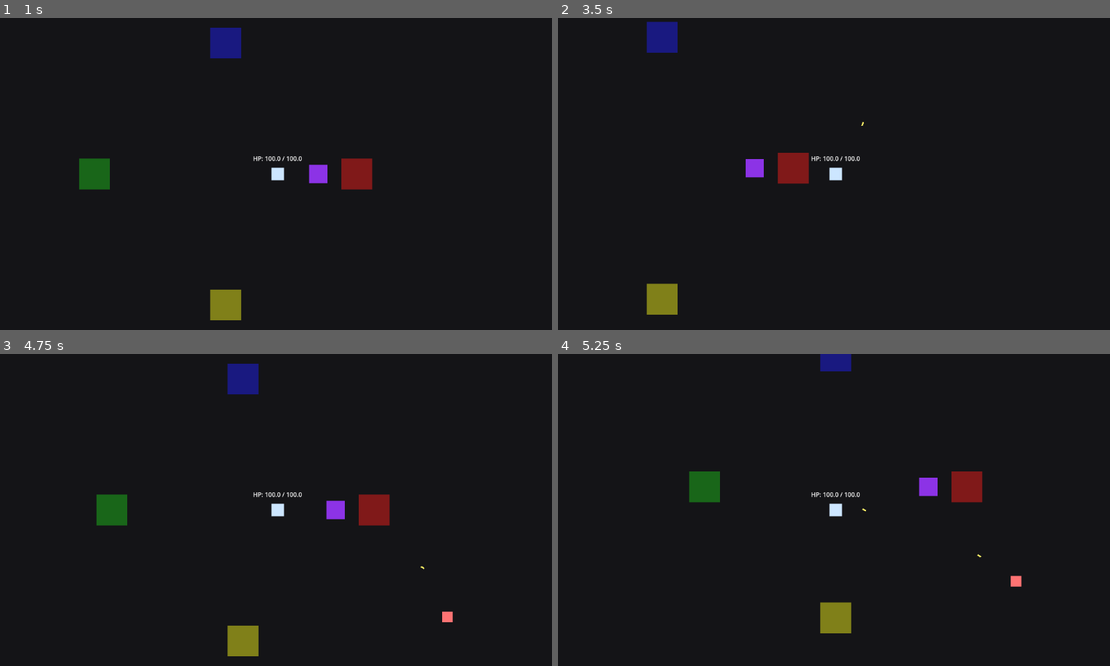
Above: before the commit, frames 1-4 (two rows, left to right).
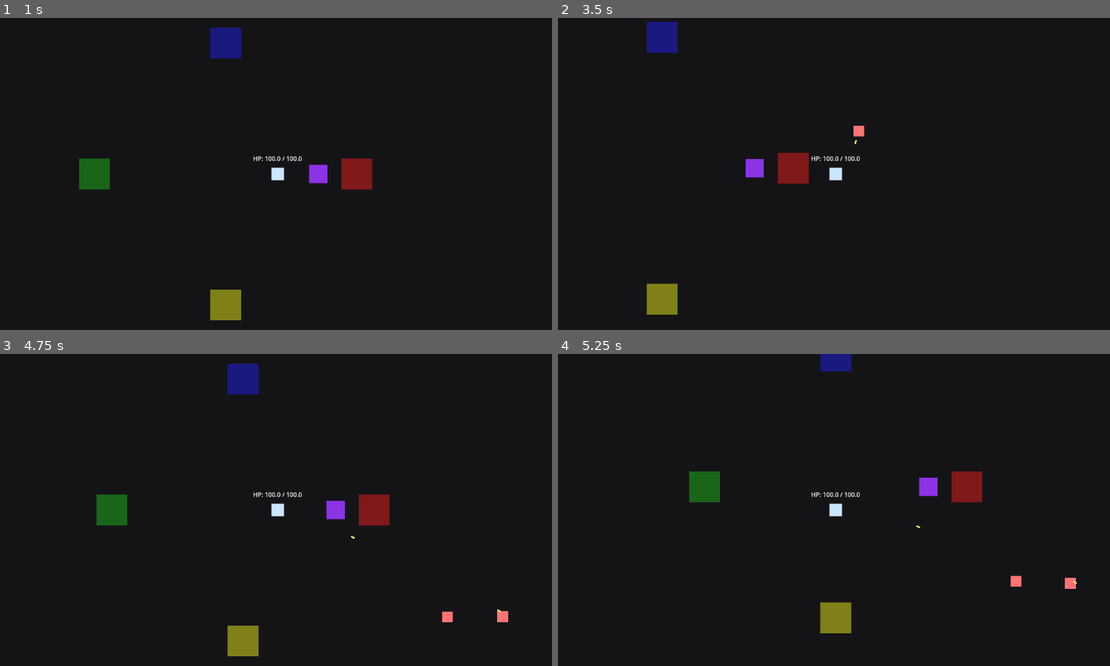
Above: after the commit, the same moments.

Repository: KevinRabbe/bullet-hell-roughe-lite
Game: Godot game, scene res://scenes/Main.tscn
Two runs of this game, one before a commit and one after it. Both use one fixed random seed, a clock stepped at 60 frames per second and the inputs below.
Inputs:
- Up to frame 1 (1 s): tap Enter at 0.5 s; hold D (move_right) from 0.53 s (still down); tap C at 0.6 s; tap Q at 0.8 s
- Up to frame 2 (3.5 s): release D (move_right) at 1.28 s; hold S (move_down) 1.28-2.03 s; tap Q at 1.35, 2.3 s; tap C at 1.55, 2.85 s; hold D (move_right) 2.03-2.78 s; hold E (interact) 2.03-2.78 s; hold W (move_up) from 2.78 s (still down)
- Up to frame 3 (4.75 s): release W (move_up) at 3.53 s; hold A (move_left) from 3.53 s (still down); tap Q at 3.6 s; tap R at 4.35 s; tap C at 4.55 s
- Up to frame 4 (5.25 s): release A (move_left) at 5.03 s; hold S (move_down) from 5.03 s (still down); tap P at 5.1 s

Frame 1 is identical in both runs. In frame 2, less than 0.1% of the frame differs, in the area x 53-56%, y 33-41%; in frame 3, less than 0.1%; in frame 4, less than 0.1%, in the area x 55-95%, y 49-76%.

Commit message:
Task 9.2: add Riftwalker selectable vertical slice

Diff:
--- /dev/null
+++ b/data/weapons/rift_pistol.tres
@@ -0,0 +1,15 @@
+[gd_resource type="Resource" script_class="WeaponData" load_steps=2 format=3]
+
+[ext_resource type="Script" path="res://scripts/weapons/weapon_data.gd" id="1"]
+
+[resource]
+script = ExtResource("1")
+id = "rift_pistol"
+display_name = "Rift Pistol"
+description = "Portal-infused sidearm for Riftwalker."
+family_id = "portal"
+cooldown_seconds = 0.4
+damage = 9.0
+projectile_speed = 760.0
+attack_range = 1.1
+projectile_lifetime_seconds = 2.0
--- a/scenes/Player.tscn
+++ b/scenes/Player.tscn
@@ -6,6 +6,7 @@
 [ext_resource type="Script" path="res://scripts/player/player_build.gd" id="4"]
 [ext_resource type="Script" path="res://scripts/player/weapon_loadout.gd" id="5"]
 [ext_resource type="Script" path="res://scripts/weapons/set_bonus_manager.gd" id="6"]
+[ext_resource type="Resource" path="res://data/weapons/heavy_pistol.tres" id="7"]
 
 [sub_resource type="CircleShape2D" id="1"]
 radius = 16.0
@@ -30,6 +31,7 @@
 [node name="AutoWeapon" type="Node2D" parent="."]
 script = ExtResource("2")
 projectile_scene = ExtResource("3")
+weapon_data = ExtResource("7")
 fire_interval_seconds = 0.35
 target_range = 900.0
 
--- a/scripts/combat/auto_weapon.gd
+++ b/scripts/combat/auto_weapon.gd
@@ -1,6 +1,7 @@
 extends Node2D
 
 @export var projectile_scene: PackedScene
+@export var weapon_data: WeaponData
 @export var fire_interval_seconds: float = 0.45
 @export var target_range: float = 900.0
 
@@ -9,6 +10,7 @@
 
 func _ready() -> void:
 	owner_player = get_parent() as Node2D
+	_apply_weapon_data()
 
 func _physics_process(delta: float) -> void:
 	cooldown_left -= delta
@@ -25,6 +27,19 @@
 
 	_fire_at(target)
 	cooldown_left = fire_interval_seconds
+
+func set_weapon_data(new_weapon_data: WeaponData) -> void:
+	if new_weapon_data == null:
+		return
+	weapon_data = new_weapon_data
+	_apply_weapon_data()
+	print("AutoWeapon switched to: %s" % weapon_data.display_name)
+
+func _apply_weapon_data() -> void:
+	if weapon_data == null:
+		return
+	fire_interval_seconds = weapon_data.cooldown_seconds
+	target_range = 900.0 * weapon_data.attack_range
 
 func _find_nearest_enemy() -> Node2D:
 	var nearest_enemy: Node2D
@@ -43,6 +58,10 @@
 	if projectile_instance is Node2D:
 		var projectile := projectile_instance as Node2D
 		projectile.global_position = owner_player.global_position
+		if weapon_data != null:
+			projectile.set("damage", weapon_data.damage)
+			projectile.set("speed", weapon_data.projectile_speed)
+			projectile.set("lifetime_seconds", weapon_data.projectile_lifetime_seconds)
 		var direction := target.global_position - owner_player.global_position
 		if projectile.has_method("set_direction"):
 			projectile.call("set_direction", direction)
--- a/scripts/game/main_game.gd
+++ b/scripts/game/main_game.gd
@@ -2,6 +2,8 @@
 
 @onready var player: CharacterBody2D = $Player
 var waiting_for_restart: bool = false
+var selectable_characters: Array[String] = ["gunslinger", "riftwalker"]
+var selected_character_index: int = 0
 
 func _ready() -> void:
 	process_mode = Node.PROCESS_MODE_ALWAYS
@@ -11,6 +13,8 @@
 
 	if player.has_signal("player_died"):
 		player.player_died.connect(_on_player_died)
+	if player.has_method("apply_character_by_id"):
+		player.call("apply_character_by_id", selectable_characters[selected_character_index])
 
 func _unhandled_input(event: InputEvent) -> void:
 	if not (event is InputEventKey):
@@ -30,6 +34,9 @@
 
 	if key_event.keycode == KEY_Q:
 		print("DEBUG QUIT PLACEHOLDER: no menu scene wired yet.")
+		return
+	if key_event.keycode == KEY_C:
+		_cycle_character()
 
 func _on_player_died() -> void:
 	waiting_for_restart = true
@@ -41,3 +48,10 @@
 		print("GAME PAUSED")
 	else:
 		print("GAME RESUMED")
+
+func _cycle_character() -> void:
+	if selectable_characters.is_empty():
+		return
+	selected_character_index = (selected_character_index + 1) % selectable_characters.size()
+	if player != null and player.has_method("apply_character_by_id"):
+		player.call("apply_character_by_id", selectable_characters[selected_character_index])
--- a/scripts/player.gd
+++ b/scripts/player.gd
@@ -9,6 +9,9 @@
 var current_hp: float
 var owned_items: Array[ItemData] = []
 var is_dead: bool = false
+var active_character_id: String = "gunslinger"
+@onready var auto_weapon: Node = get_node_or_null("AutoWeapon")
+@onready var player_build: Node = get_node_or_null("PlayerBuild")
 @onready var hp_label: Label = get_node_or_null("DebugHpLabel")
 
 func _ready() -> void:
@@ -16,6 +19,7 @@
 	stats.max_hp = debug_starting_hp
 	stats.movement_speed = debug_move_speed
 	current_hp = stats.max_hp
+	apply_character_by_id("gunslinger")
 	_update_hp_label()
 
 func _physics_process(_delta: float) -> void:
@@ -100,3 +104,33 @@
 	if hp_label == null:
 		return
 	hp_label.text = "HP: %.1f / %.1f" % [current_hp, stats.max_hp]
+
+func apply_character_by_id(character_id: String) -> void:
+	if character_id == "":
+		return
+	active_character_id = character_id
+	stats.max_hp = debug_starting_hp
+	stats.movement_speed = debug_move_speed
+	stats.damage = 1.0
+	stats.attack_speed = 1.0
+	stats.portal_frequency = 1.0
+	stats.portal_luck = 0.0
+	stats.portal_instability = 0.0
+
+	var weapon_path := "res://data/weapons/heavy_pistol.tres"
+	if active_character_id == "riftwalker":
+		stats.portal_frequency = 1.5
+		stats.portal_luck = 0.8
+		stats.portal_instability = 0.4
+		weapon_path = "res://data/weapons/rift_pistol.tres"
+	current_hp = minf(current_hp, stats.max_hp)
+	_update_hp_label()
+
+	if auto_weapon != null and auto_weapon.has_method("set_weapon_data"):
+		auto_weapon.call("set_weapon_data", load(weapon_path))
+	if player_build != null:
+		player_build.set("active_character_id", active_character_id)
+		player_build.set("equipped_weapon_ids", [weapon_path.get_file().get_basename()])
+	print("Character selected: %s | portal_frequency=%.2f portal_luck=%.2f portal_instability=%.2f" % [
+		active_character_id, stats.portal_frequency, stats.portal_luck, stats.portal_instability
+	])
Not shown: 1 places in scenes/Player.tscn that only renumber resources
